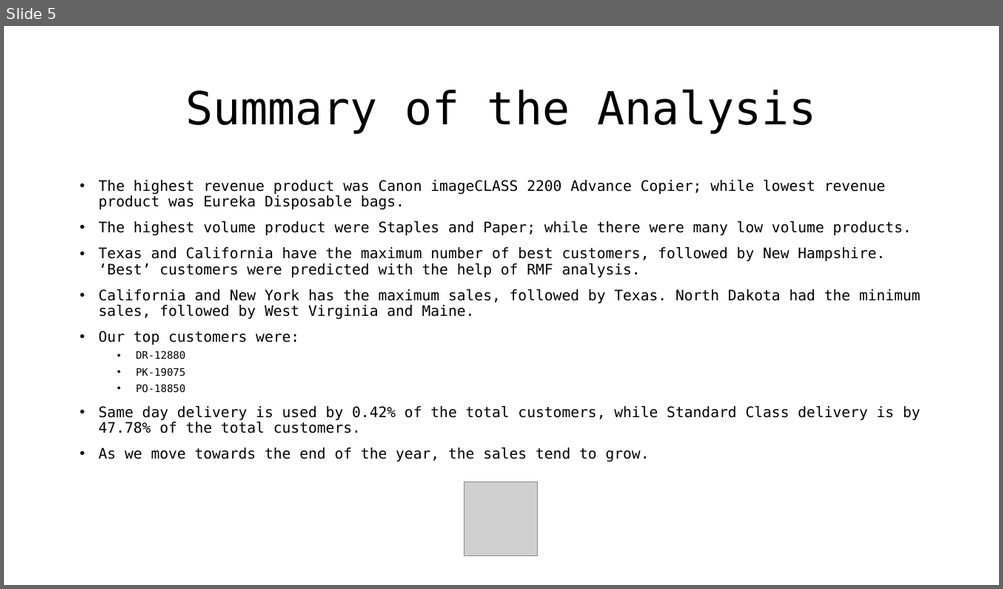
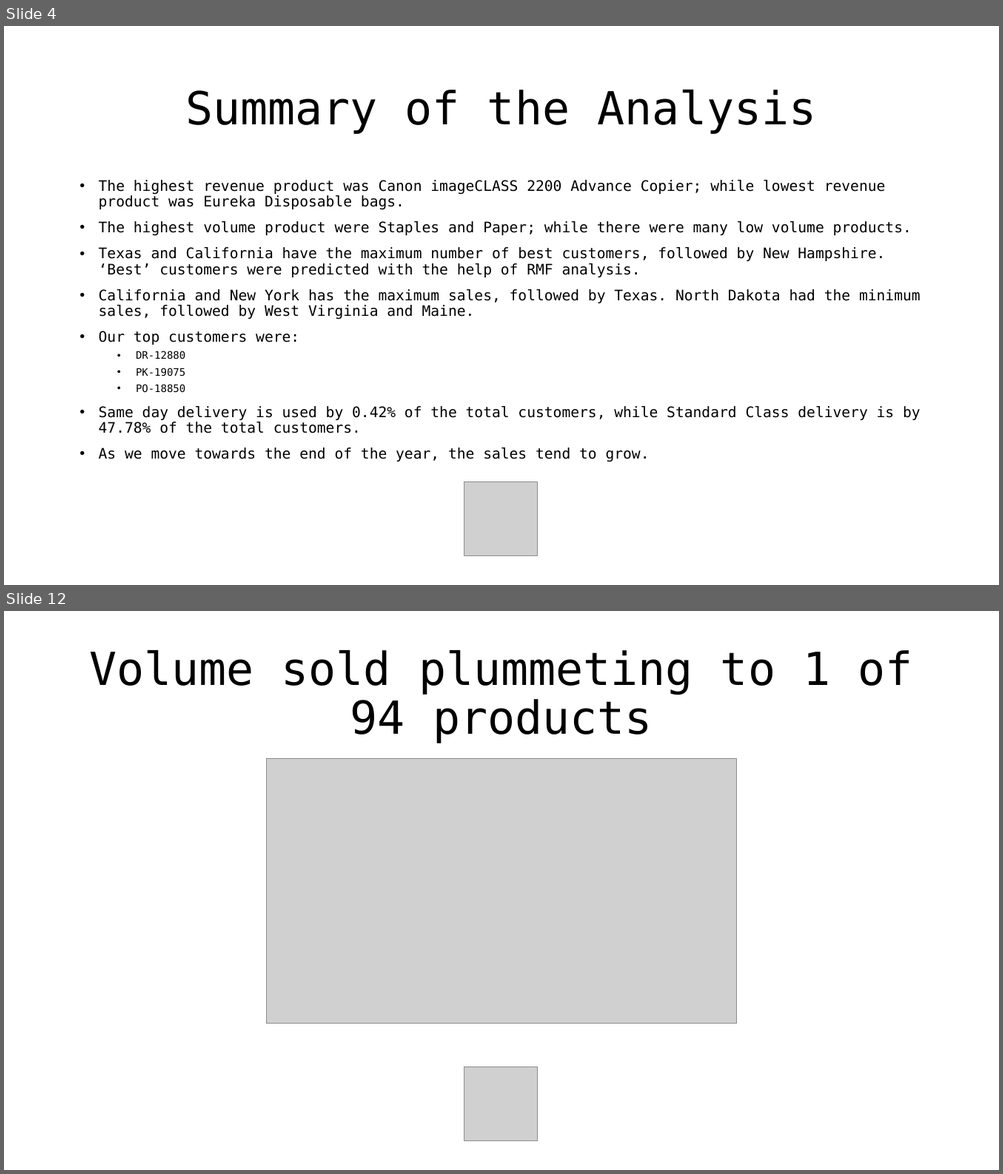
Before and after one commit to duy4nt/Data-Analysis, a slide deck: SuperstoreSalesAnalysis/Superstore Dataset Analysis.pptx. Shown one above the other, each under a label of ours: slide 5 before the commit, slides 4 and 12 after it; the slides between them are not shown. The pictures are 1003x589 and 1003x1174 pixels, drawn with LibreOffice and Linux fonts; fonts in the diff are those of the drawing; grey boxes stand for pictures. Boxes give left, top, right and bottom in pixels: in the first picture for what was removed or moved away, otherwise in the second. Text is boxed around its words. In the diff, an @@ line names an element or a change of style, - is before the commit and + after.

```diff
--- a/SuperstoreSalesAnalysis/Superstore Dataset Analysis.pptx
+++ b/SuperstoreSalesAnalysis/Superstore Dataset Analysis.pptx
@@ slide 12 added at box(4, 611, 999, 1170), background #FFFFFF @@
@@ title added at box(89, 650, 912, 743), 44 pt, text #000000 @@
+Volume sold plummeting to 1 of 94 products
@@ picture added at box(266, 759, 737, 1024) @@
@@ picture added at box(464, 1068, 537, 1141) @@
@@ what was slide 5 is now slide 4 @@
```
Also in this commit, not shown: 4 slides changed, 14 other slides added, 18 slides removed, 2 other files.
